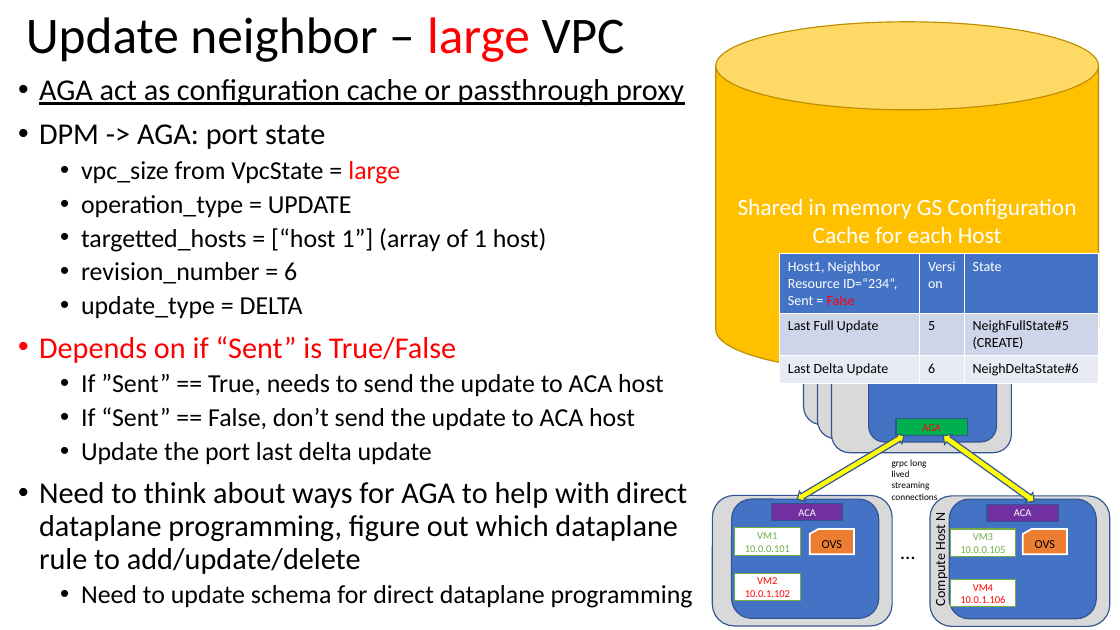
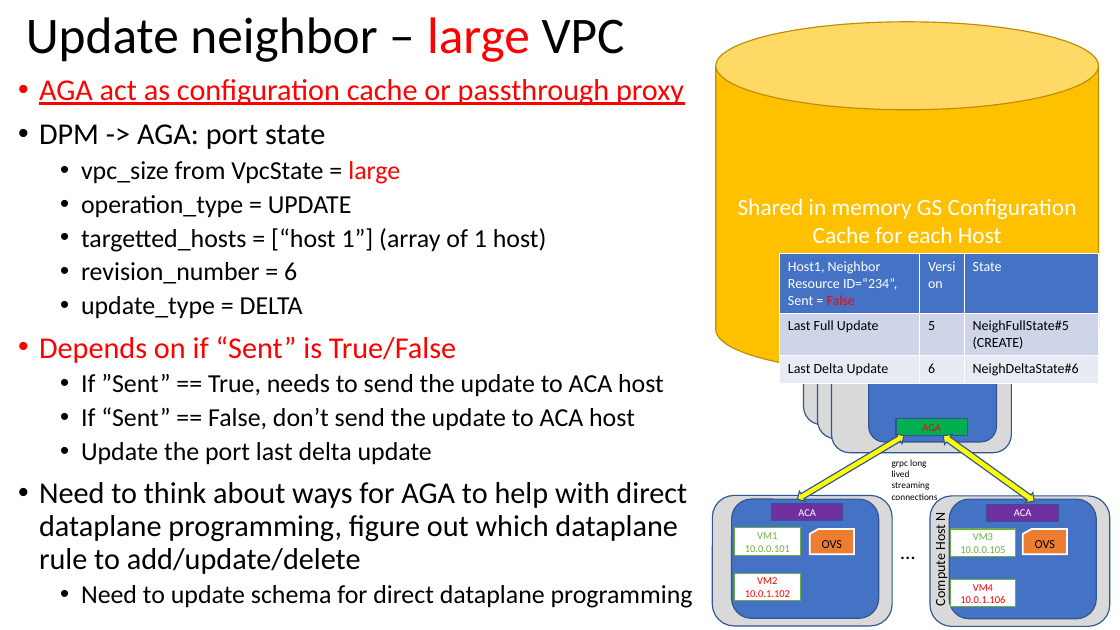
Before and after one commit to futurewei-cloud/alcor, a slide deck: slide 11 of docs/modules/ROOT/pages/high_level/AGA_design.pptx. Drawn at 1120x630 pixels with LibreOffice and Linux fonts; fonts in the diff are those of the drawing. Boxes give left, top, right and bottom in pixels: in the first picture for what was removed or moved away, otherwise in the second. Text is boxed around its words. In the diff, an @@ line names an element or a change of style, - is before the commit and + after.

```diff
--- a/docs/modules/ROOT/pages/high_level/AGA_design.pptx
+++ b/docs/modules/ROOT/pages/high_level/AGA_design.pptx
@@ text at [39, 79, 684, 106]: text colour #000000 to #FF0000 in "AGA act as configuration cache or passthrough ..." @@
```
Also in this commit, not shown: 17 other slides changed.
